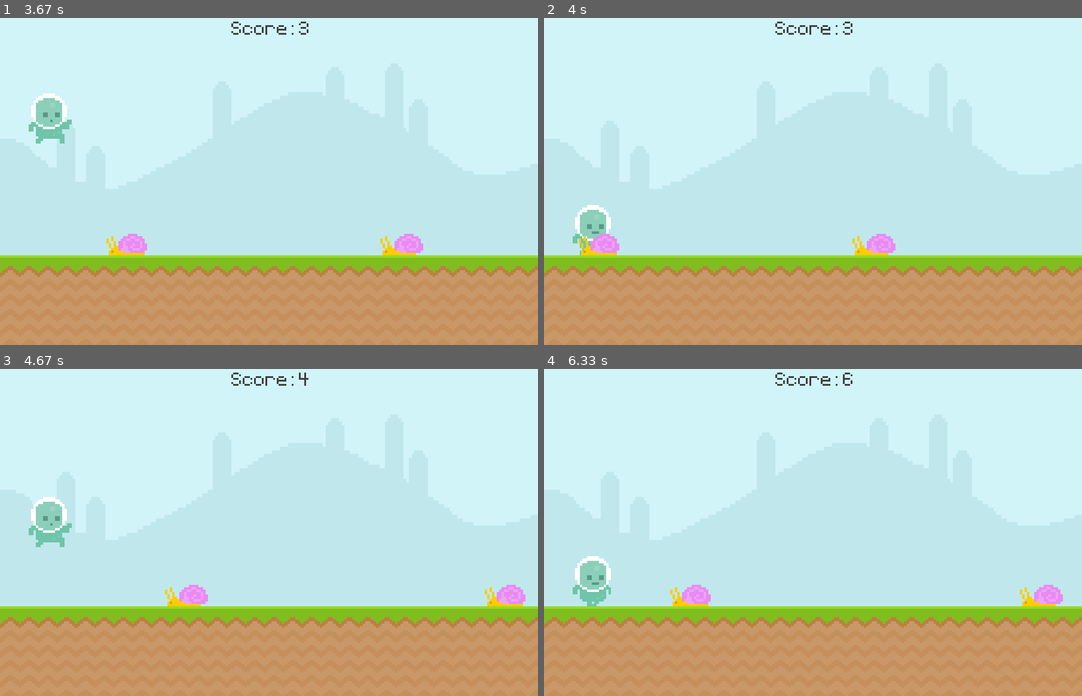
Above: before the commit, frames 1-4 (two rows, left to right).
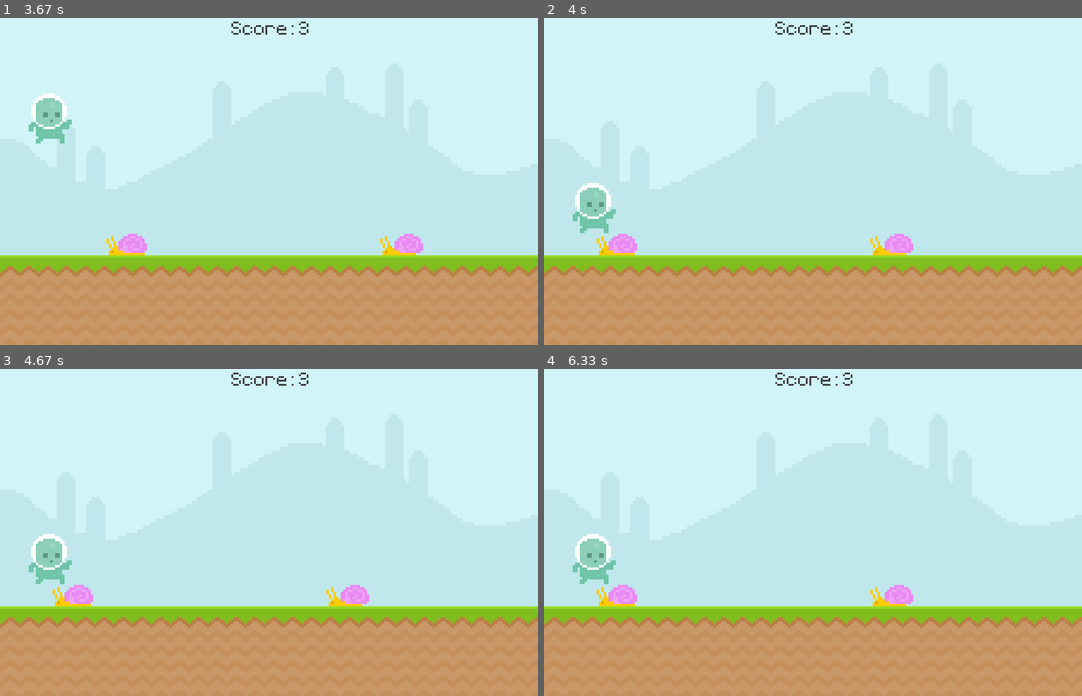
Above: after the commit, the same moments.

Repository: minibrusp/pygame-pixel-runner
Game: pygame game, started from main.py
Same seed, same stepped clock (60 frames per second), same inputs: the game is played once before the commit and once after it.
Inputs:
- Up to frame 1 (3.67 s): tap Space at 0.33, 0.73, 1.03, 1.23, 1.57, 1.87, 2.07, 2.37, 2.63, 2.97, 3.27, 3.4 s
- Up to frame 2 (4 s): tap Space at 3.8 s
- Up to frame 3 (4.67 s): tap Space at 4.1 s
- Up to frame 4 (6.33 s): no input

Frame 1 is identical in both runs. In frame 2, 2.0% of the frame differs, in the area x 5-69%, y 50-73%; in frame 3, 3.1%, in the area x 5-98%, y 1-73%; in frame 4, 2.6%.

Commit message:
collision, BGM, SFX, Score reset > - added collision method on main > - added SFX on player jump and collision > - added BGM, randomly chooses BGM between two BGMs (maybe adding more)

Diff:
--- /dev/null
+++ b/classes/bgm.py
@@ -0,0 +1,84 @@
+from random import choice
+import sys
+
+sys.path.append('..')
+
+from config.settings import *
+
+class BGM():
+  in_game_bgm_1 = 'audio/ingame1.wav'
+  in_game_bgm_2 = 'audio/ingame2.wav'
+
+  mixer = pygame.mixer
+
+  mixer.init()
+  mixer.set_num_channels(8)
+  channel = mixer.Channel(2)
+  channel.set_volume(0.7)
+
+  def __init__(self, name):
+    self.name = name
+    # self.mixer = pygame.mixer
+
+    match self.name:
+      case 'in_game_1':
+        self.sound = BGM.mixer.Sound(BGM.in_game_bgm_1)
+      case 'in_game_2':
+        self.sound = BGM.mixer.Sound(BGM.in_game_bgm_2)
+
+
+    # self.channel = self.mixer.Channel(2)
+
+    # self.mixer.init()
+    # self.mixer.set_num_channels(8)
+    # self.mixer.music.set_volume(0.7)
+
+
+  def play_BGM(self):
+    BGM.channel.play(Sound = self.sound, loops = -1)
+
+  def is_BGM_channel_busy():
+    return BGM.channel.get_busy()
+
+  def play_random_BGM(*args):
+    chosen_BGM = choice(args)
+    chosen_BGM.play_BGM()
+
+
+
+
+
+# from random import choice
+# import sys
+
+# sys.path.append('..')
+
+# from config.settings import *
+
+# class BGM():
+#   in_game_bgm_1 = 'audio/ingame1.wav'
+#   in_game_bgm_2 = 'audio/ingame2.wav'
+
+#   def __init__(self, name):
+#     self.name = name
+#     self.mixer = pygame.mixer
+
+#     match self.name:
+#       case 'in_game_1':
+#         self.sound = self.mixer.Sound(BGM.in_game_bgm_1)
+#       case 'in_game_2':
+#         self.sound = self.mixer.Sound(BGM.in_game_bgm_2)
+
+
+#     self.channel = self.mixer.Channel(2)
+
+#     self.mixer.init()
+#     self.mixer.set_num_channels(8)
+#     self.mixer.music.set_volume(0.7)
+
+
+#   def play_BGM(self):
+#     self.channel.play(Sound = self.sound, loops = -1)
+
+#   def is_BGM_channel_busy(self):
+#     return self.channel.get_busy()
--- a/classes/player.py
+++ b/classes/player.py
@@ -3,6 +3,7 @@
 sys.path.append('..')
 
 from config.settings import *
+from classes.sfx import SFX
 
 class Player(pygame.sprite.Sprite):
   def __init__(self):
@@ -20,10 +21,15 @@
 
     self.gravity = 0
 
+    self.jump_sound = SFX('player_jump')
+
+
   def player_input(self):
     keys = pygame.key.get_pressed()
     if keys[pygame.K_SPACE] and self.rect.bottom >= GROUND_SURFACE_POS_Y:
       self.gravity = -20
+      self.jump_sound.play_SFX()
+
 
   def appy_gravity(self):
     self.gravity += 1
--- /dev/null
+++ b/classes/sfx.py
@@ -0,0 +1,34 @@
+from random import choice
+import sys
+
+sys.path.append('..')
+
+from config.settings import *
+
+class SFX():
+  player_jump = 'audio/jump.mp3'
+  collision_1 = 'audio/collision1.wav'
+  collision_2 = 'audio/collision2.wav'
+  collision_3 = 'audio/collision3.wav'
+
+  def __init__(self, name):
+    self.name = name
+
+    match self.name:
+      case 'player_jump':
+        self.sound = pygame.mixer.Sound(SFX.player_jump)
+      case 'collision_1':
+        self.sound = pygame.mixer.Sound(SFX.collision_1)
+      case 'collision_2':
+        self.sound = pygame.mixer.Sound(SFX.collision_2)
+      case 'collision_3':
+        self.sound = pygame.mixer.Sound(SFX.collision_3)
+
+    self.sound.set_volume(0.4)
+
+  def play_SFX(self):
+    self.sound.play()
+
+  def random_play_SFX(*args):
+    chosen_SFX = choice(args)
+    chosen_SFX.play_SFX()
--- a/main.py
+++ b/main.py
@@ -1,3 +1,4 @@
+import time
 from config.settings import *
 from sys import exit
 from random import choice
@@ -5,6 +6,8 @@
 # components
 from classes.player import Player
 from classes.obstacle import Obstacle
+from classes.sfx import SFX
+from classes.bgm import BGM
 
 class Main:
   def __init__(self):
@@ -44,12 +47,31 @@
     self.obstacle_timer = pygame.USEREVENT + 1
     pygame.time.set_timer(self.obstacle_timer, 1500)
 
+    # SFX
+    self.collision_sound_1 = SFX('collision_1')
+    self.collision_sound_2 = SFX('collision_2')
+    self.collision_sound_3 = SFX('collision_3')
+
+    # BGM
+    self.in_game_BGM_1 = BGM('in_game_1')
+    self.in_game_BGM_2 = BGM('in_game_2')
+
   def display_score(self):
     current_time = int(pygame.time.get_ticks() / 1000) - self.start_time
     score_surf = self.font_face_n_size.render(f' Score: {current_time}', False, TEXT_COLOR)
     score_rect = score_surf.get_rect(center = (TEXT_CENTER_X, SCORE_POS_Y))
     self.screen.blit(score_surf, score_rect)
     return current_time
+
+  def collision_sprite(self):
+    if pygame.sprite.spritecollide(self.player.sprite, self.obstacle_group, False):
+      SFX.random_play_SFX(self.collision_sound_1, self.collision_sound_2, self.collision_sound_3)
+      BGM.channel.fadeout(1)
+      self.obstacle_group.empty()
+      time.sleep(3)
+      self.start_time = int(pygame.time.get_ticks() / 1000)
+      return True
+    else: return False
 
   def update(self):
     pygame.display.update()
@@ -85,6 +107,14 @@
       self.obstacle_group.draw(self.screen)
       self.obstacle_group.update()
 
+      # collision
+      if self.collision_sprite():
+        print('Collision')
+
+      # BGM
+      if not BGM.is_BGM_channel_busy():
+        print('lets play a music')
+        BGM.play_random_BGM(self.in_game_BGM_1, self.in_game_BGM_2)
 
       # update
       self.update()
Not shown, changed: .gitignore
